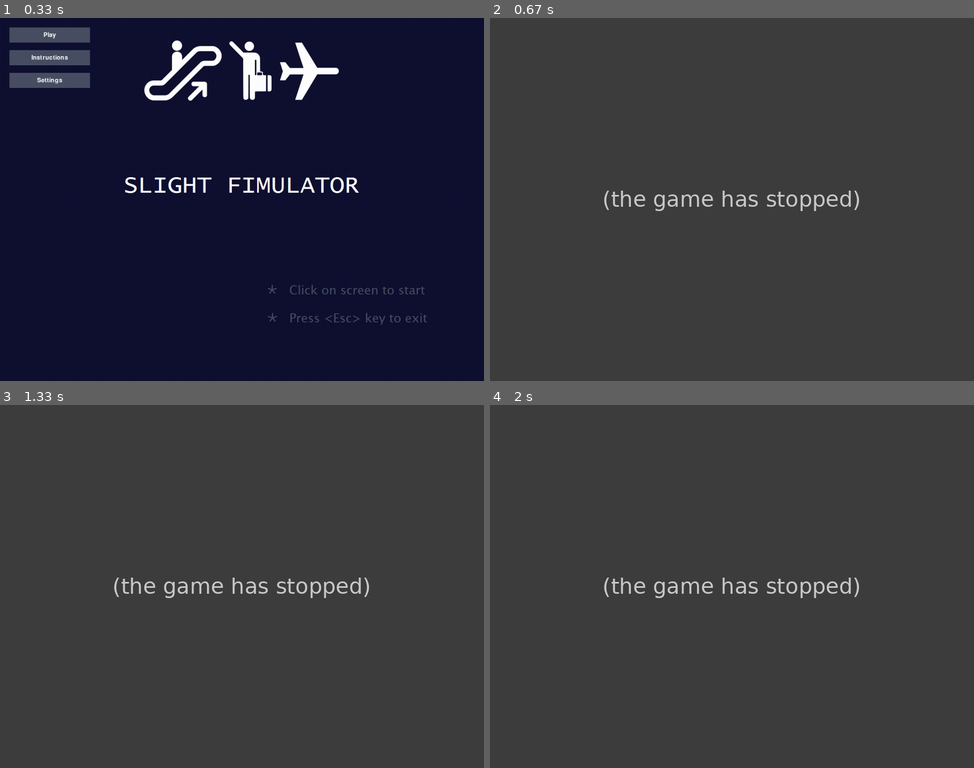
Above: before the commit, frames 1-4 (two rows, left to right).
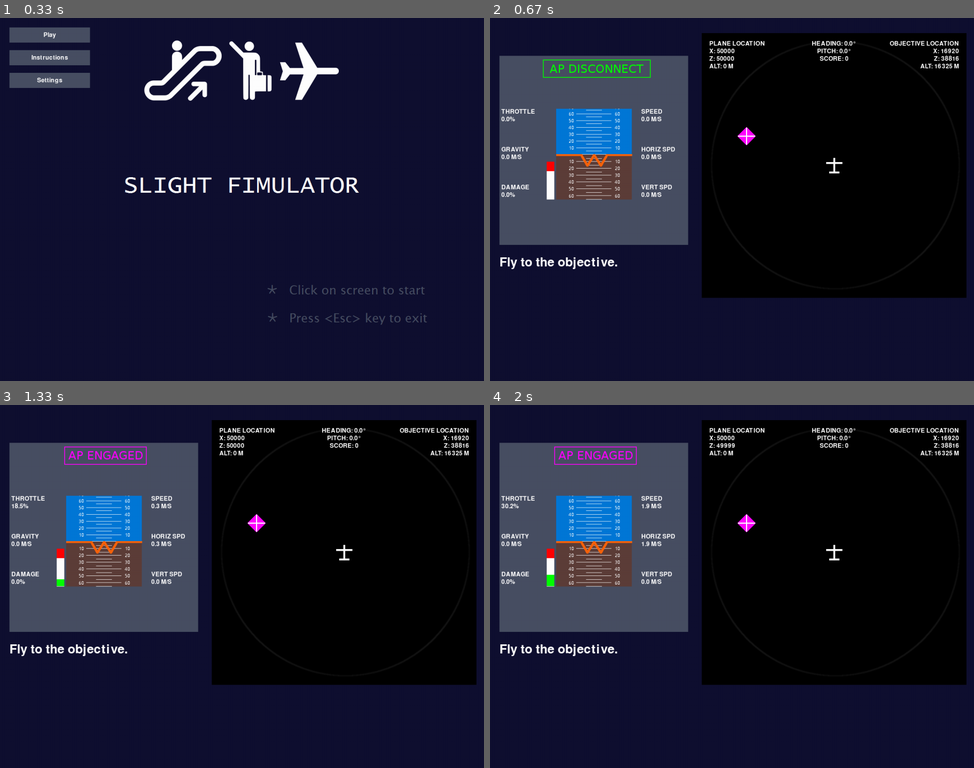
Above: after the commit, the same moments.

Repository: haofoss/slight-fimulator
Game: pygame game, started from __main__.py
Two runs of this game, one before a commit and one after it. Both use one fixed random seed, a clock stepped at 60 frames per second and the inputs below.
Inputs:
- Up to frame 1 (0.33 s): no input
- Up to frame 2 (0.67 s): click "Play" at 0.38 s
- Up to frame 3 (1.33 s): tap A at 0.67 s
- Up to frame 4 (2 s): no input

Frame 1 is identical in both runs. In frame 2, 100% of the frame differs, in the area x 0-100%, y 0-100%; in frame 3, 100%; in frame 4, 100%.
Error before the commit: IndexError: list index out of range (game.py line 874); the game stopped at 0.43 s (later frames are placeholders)

Commit message:
Fix for issue #9
(Adapt code to a Pygame update)

Diff:
--- a/game.py
+++ b/game.py
@@ -872,19 +872,19 @@
                     self.keys_held[keyid] = 0
             # left/right
             self.plane.roll_level -= ((self.keys_held[self.controls[
-                'horiz-']] / 3) ** .75 / self.fps)
+                'horiz-'] % len(keys)] / 3) ** .75 / self.fps)
             self.plane.roll_level += ((self.keys_held[self.controls[
-                'horiz+']] / 3) ** .75 / self.fps)
+                'horiz+'] % len(keys)] / 3) ** .75 / self.fps)
             # up/down
             self.plane.vertical_roll_level -= ((self.keys_held[
-                self.controls['vert-']] / 3) ** .75 / self.fps)
+                self.controls['vert-'] % len(keys)] / 3) ** .75 / self.fps)
             self.plane.vertical_roll_level += ((self.keys_held[
-                self.controls['vert+']] / 3) ** .75 / self.fps)
+                self.controls['vert+'] % len(keys)] / 3) ** .75 / self.fps)
             # throttle
             self.plane.throttle -= ((self.keys_held[self.controls[
-                'throttle-']] / 3) ** .75 / self.fps)
+                'throttle-'] % len(keys)] / 3) ** .75 / self.fps)
             self.plane.throttle += ((self.keys_held[self.controls[
-                'throttle+']] / 3) ** .75 / self.fps)
+                'throttle+'] % len(keys)] / 3) ** .75 / self.fps)
             # keypress events
             for event in self.events:
                 if event.type == pygame.KEYDOWN:
